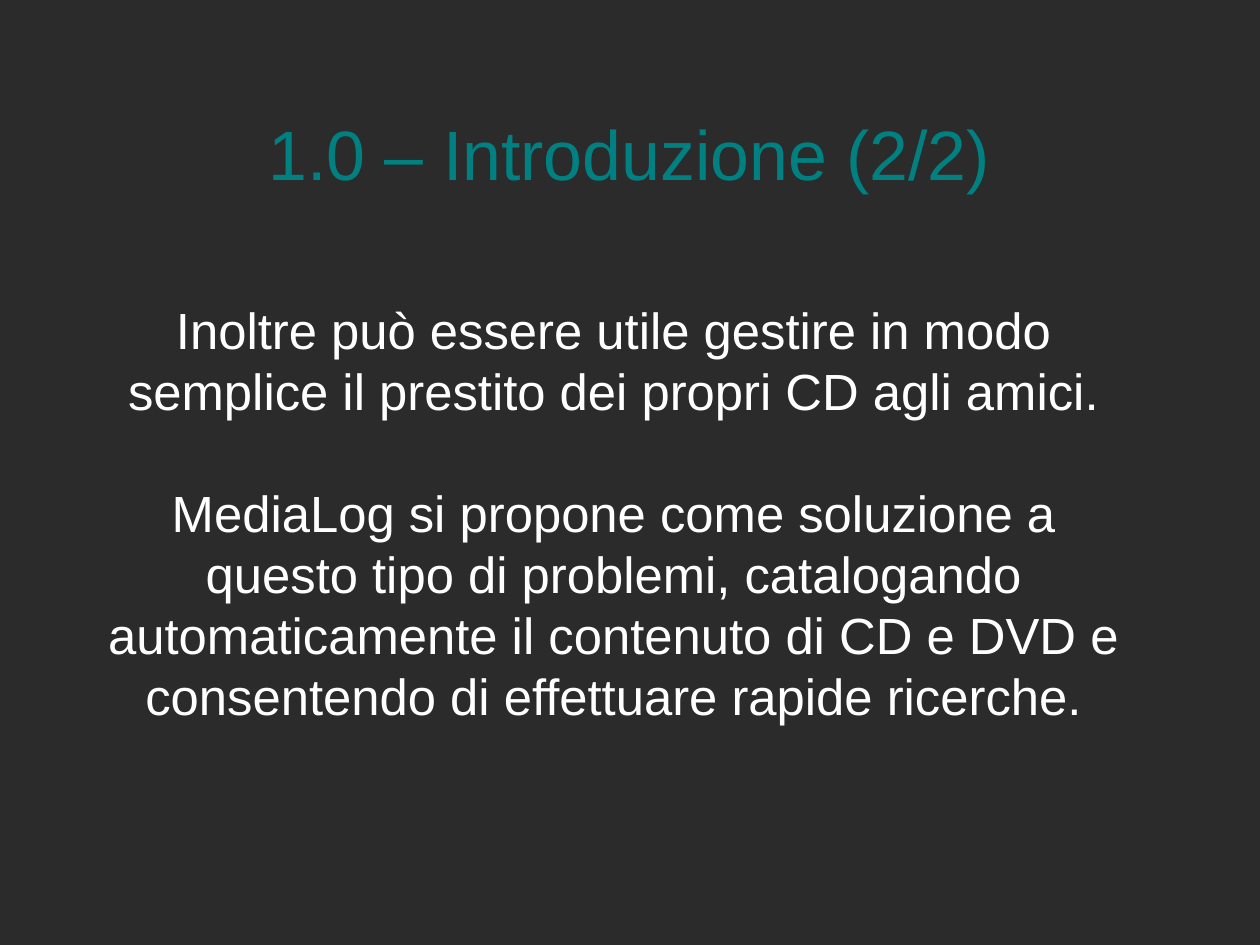
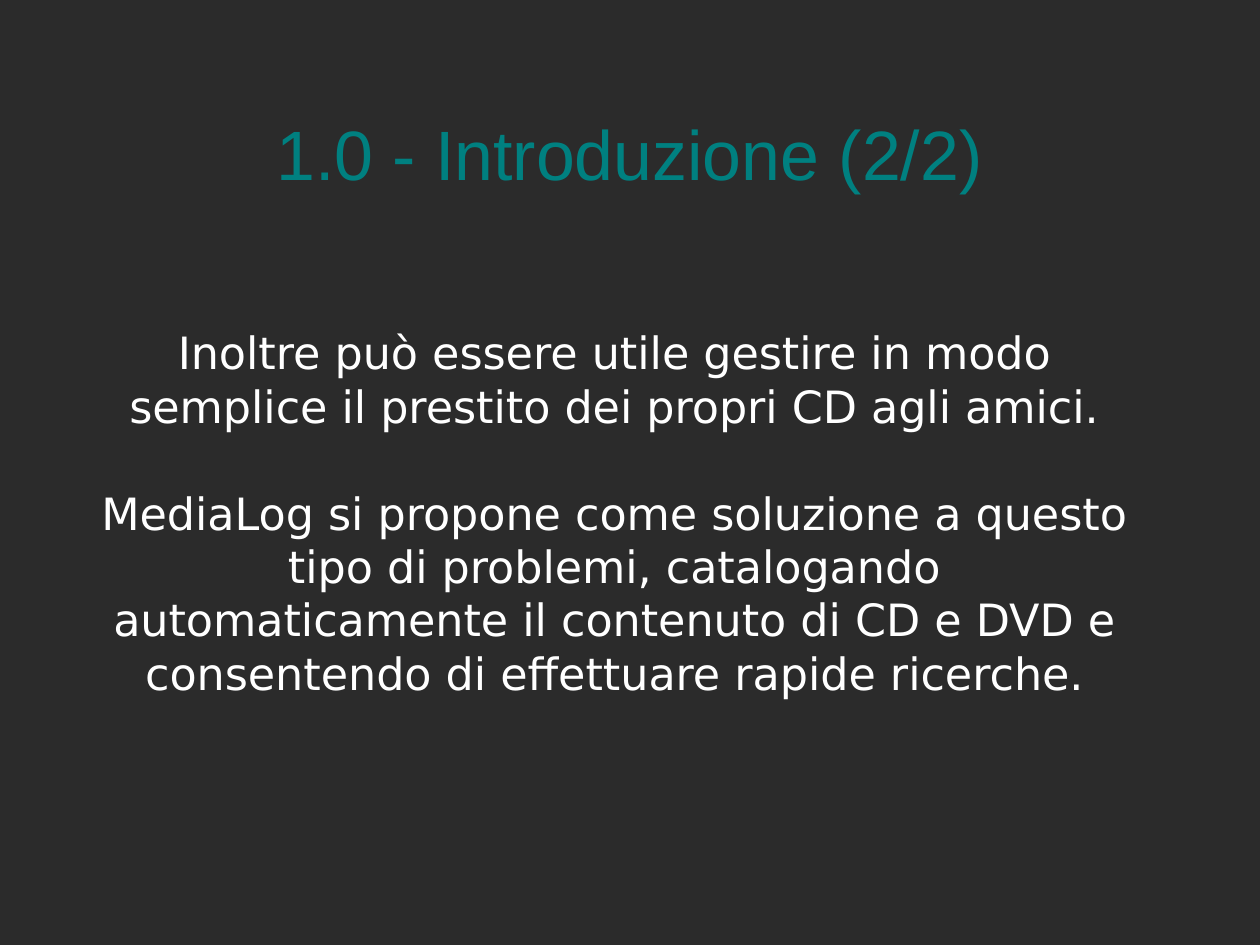
Before and after one commit to Muffo/medialog, a slide deck: slide 4 of presentazione MediaLog.odp. Drawn at 1260x945 pixels with LibreOffice and Linux fonts; fonts in the diff are those of the drawing; background and template pictures are left out; a plain dark background stands for a picture behind light text. Boxes give left, top, right and bottom in pixels: in the first picture for what was removed or moved away, otherwise in the second. Text is boxed around its words. In the diff, an @@ line names an element or a change of style, - is before the commit and + after.

```diff
--- a/presentazione MediaLog.odp
+++ b/presentazione MediaLog.odp
@@ title at [276,129,983,193]: text changed @@
-1.0 – Introduzione (2/2)
+1.0 - Introduzione (2/2)
@@ subtitle "Inoltre può essere utile gestire ...": place and size @@
-subtitle "Inoltre può essere utile gestire ..." at [108,311,1118,726]
+subtitle "Inoltre può essere utile gestire ..." at [101,334,1127,700]
@@ subtitle "Inoltre può essere utile gestire ..." at [101,334,1127,700]: size 32 to 28 pt, font Arial to DejaVu Sans @@
```
Also in this commit, not shown: 17 other slides changed, 22 slides added, 2 slides removed, 13 other files.
